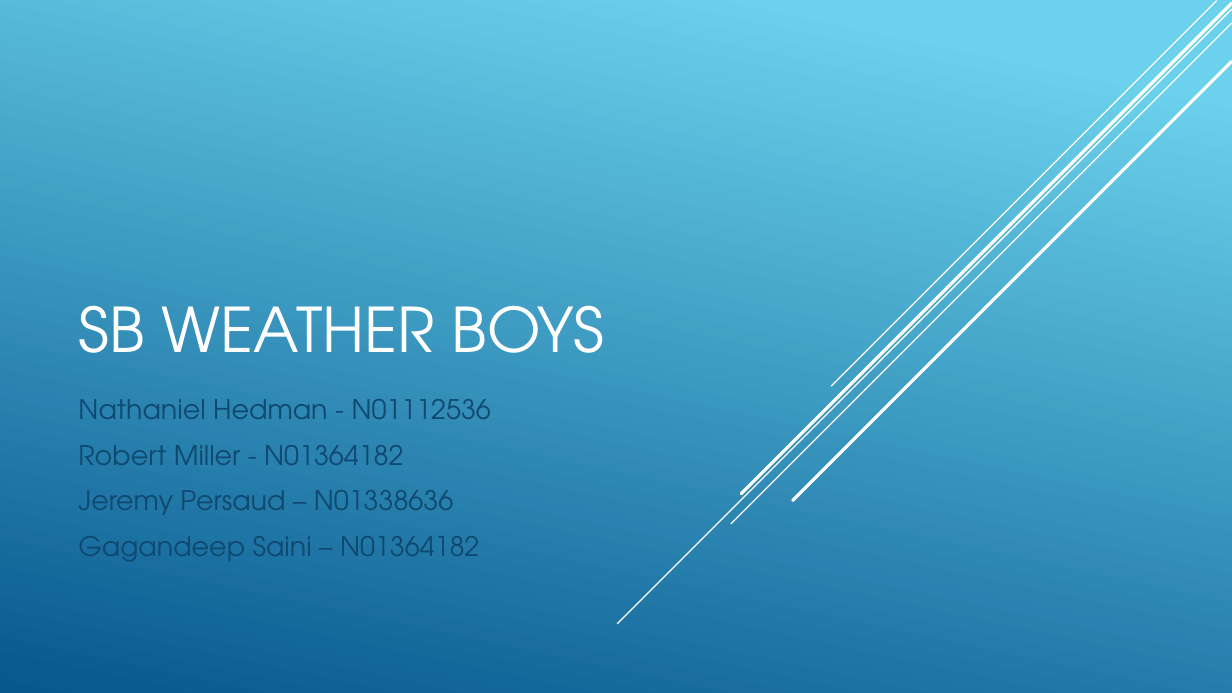
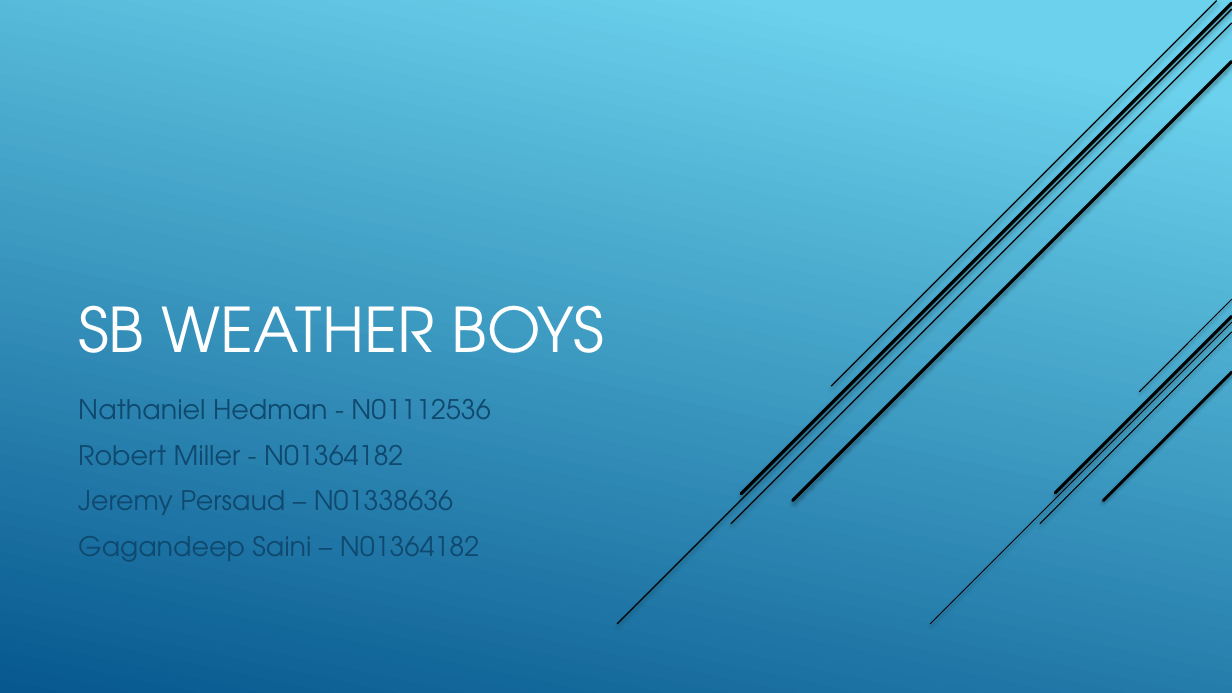
Before and after one commit to NatHed/Sunshine-Boys-Project, a slide deck: slide 1 of SB_Milestone 3 Presentation.pptx. Drawn at 1232x693 pixels with LibreOffice and Linux fonts; fonts in the diff are those of the drawing. Boxes give left, top, right and bottom in pixels: in the first picture for what was removed or moved away, otherwise in the second. Text is boxed around its words. In the diff, an @@ line names an element or a change of style, - is before the commit and + after.

Commit message:
Presentation added

```diff
--- a/SB_Milestone 3 Presentation.pptx
+++ b/SB_Milestone 3 Presentation.pptx
@@ background gradient #6ED2EB to #06588E to gradient #6BD1EC to #06588E @@
@@ line (1232, 9) - (617, 624): stroke #FFFFFF 1 pt to #000000 1 pt @@
@@ line (1232, 23) - (731, 524): stroke #FFFFFF 1 pt to #000000 1 pt @@
@@ line (1232, 4) - (741, 494): stroke #FFFFFF 2.5 pt to #000000 2.5 pt @@
@@ line (1216, 1) - (832, 386): stroke #FFFFFF 1 pt to #000000 1 pt @@
@@ line (1232, 62) - (793, 501): stroke #FFFFFF 2.5 pt to #000000 2.5 pt @@
@@ group added at (931,299,1232,624): 5 lines @@
```
Also in this commit, not shown: 7 other slides changed, 2 slides added, 1 other file.
